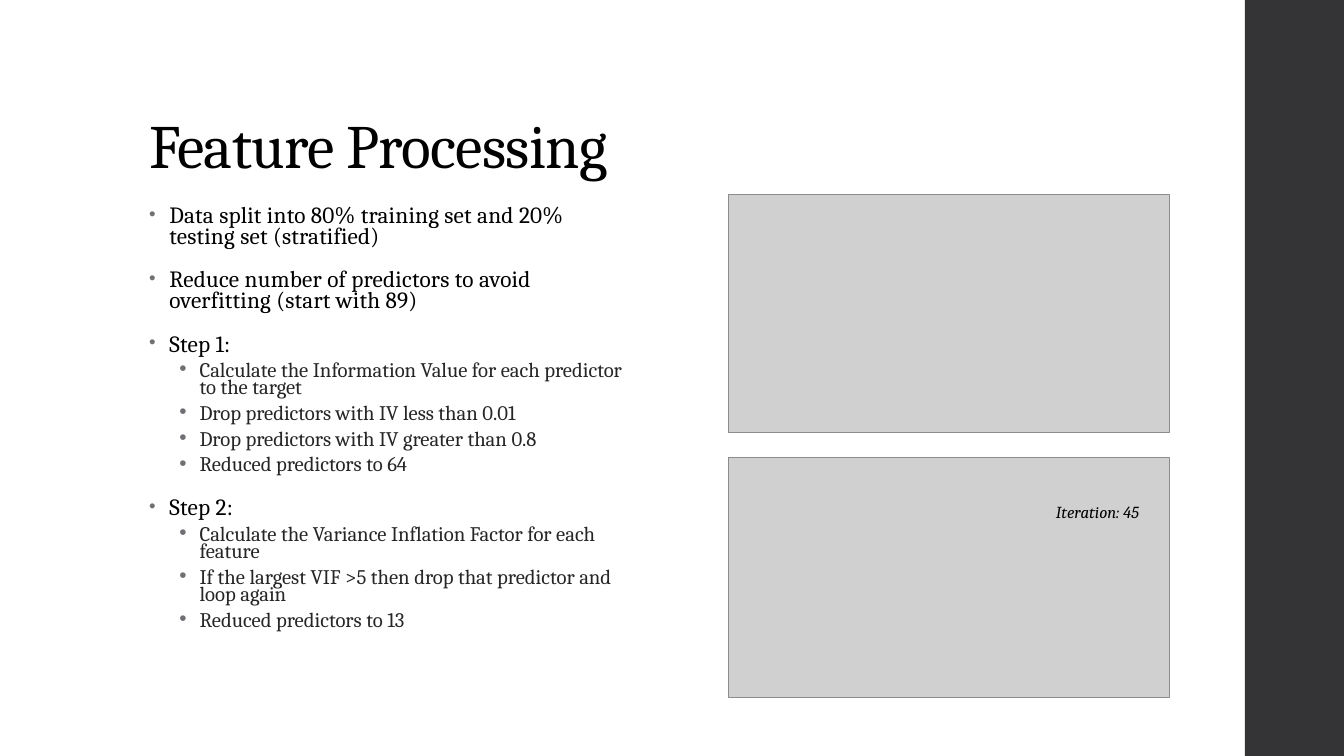
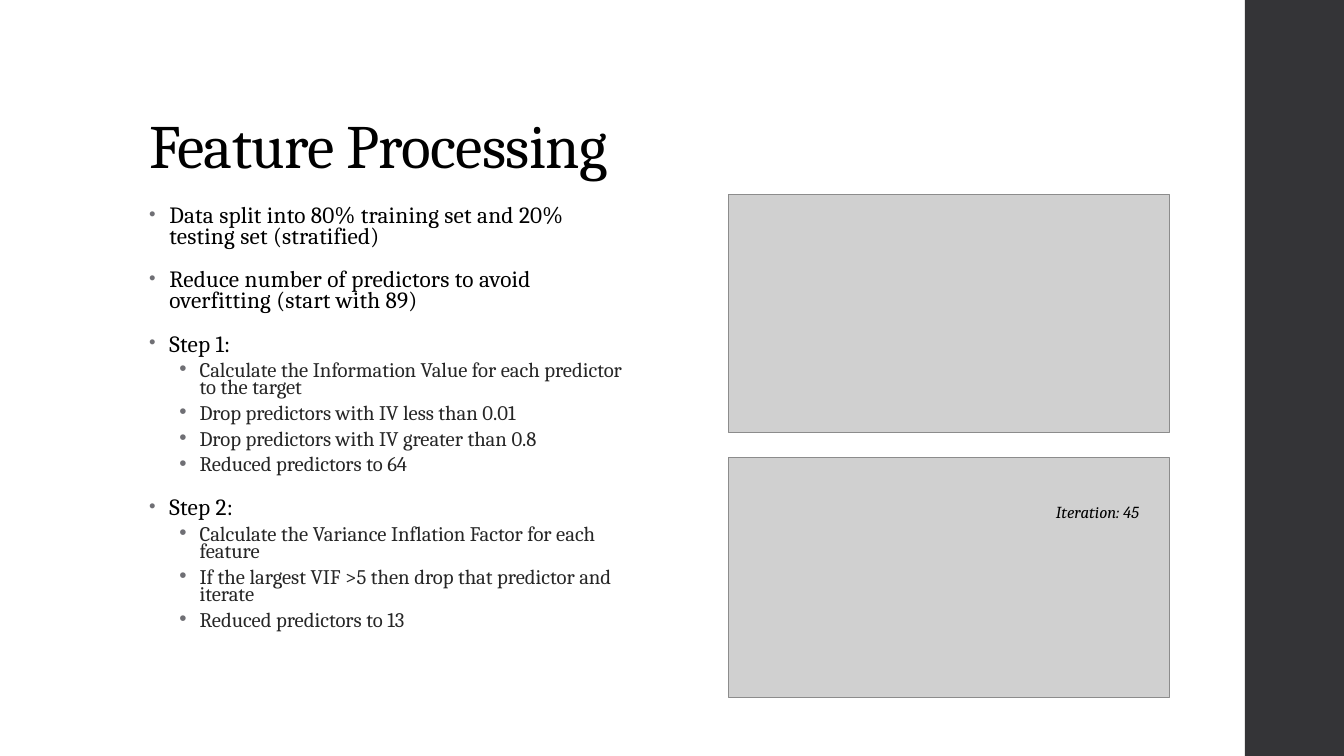
Before and after one commit to b-c-murphy/Springboard-Capstone-2, a slide deck: slide 9 of Capstone 2 WNV.pptx. Drawn at 1344x756 pixels with LibreOffice and Linux fonts; fonts in the diff are those of the drawing; grey boxes stand for pictures. Boxes give left, top, right and bottom in pixels: in the first picture for what was removed or moved away, otherwise in the second. Text is boxed around its words. In the diff, an @@ line names an element or a change of style, - is before the commit and + after.

```diff
--- a/Capstone 2 WNV.pptx
+++ b/Capstone 2 WNV.pptx
@@ text at bbox=[200, 569, 611, 601]: text changed @@
-  • If the largest VIF >5 then drop that predictor and loop again
+  • If the largest VIF >5 then drop that predictor and iterate
```
Also in this commit, not shown: 2 other slides changed, 16 other files.
